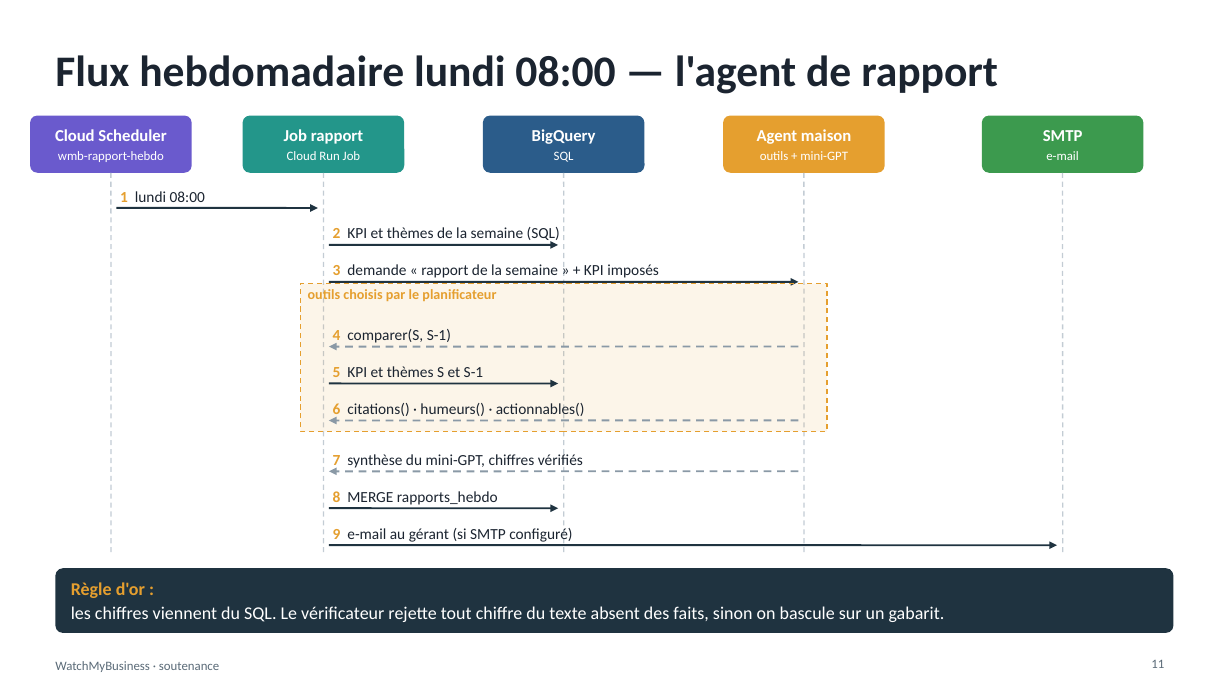
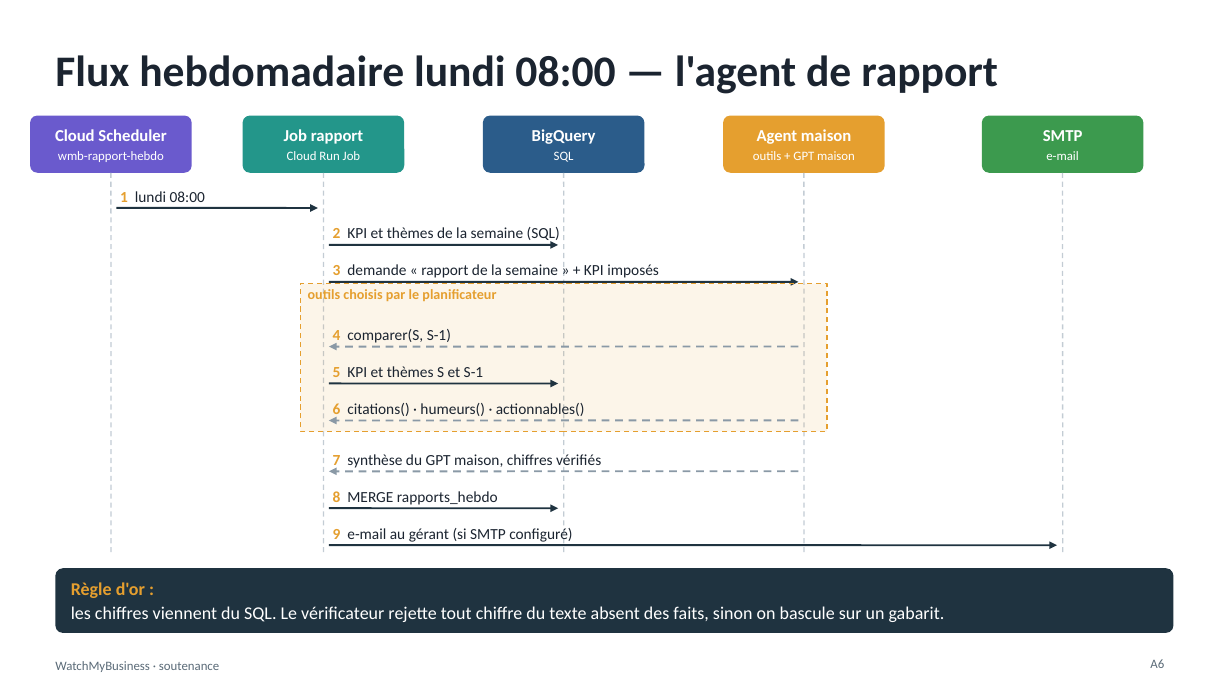
Before and after one commit to jackamrl/watchMyBusiness, a slide deck: slide 18 of docs/WatchMyBusiness-soutenance.pptx (slide 11 before the commit). Drawn at 1232x693 pixels with LibreOffice and Linux fonts; fonts in the diff are those of the drawing. Boxes give left, top, right and bottom in pixels: in the first picture for what was removed or moved away, otherwise in the second. Text is boxed around its words. In the diff, an @@ line names an element or a change of style, - is before the commit and + after.

```diff
--- a/docs/WatchMyBusiness-soutenance.pptx
+++ b/docs/WatchMyBusiness-soutenance.pptx
@@ text at (753, 151, 855, 160): text changed @@
-outils + mini-GPT
+outils + GPT maison
@@ text at (333, 452, 601, 470): text changed @@
-7 synthèse du mini-GPT, chiffres vérifiés
+7 synthèse du GPT maison, chiffres vérifiés
@@ text at (1150, 659, 1164, 668): text changed @@
-11
+A6
```
Also in this commit, not shown: 19 other slides changed, 3 slides added, 1 slide removed, 44 other files.
